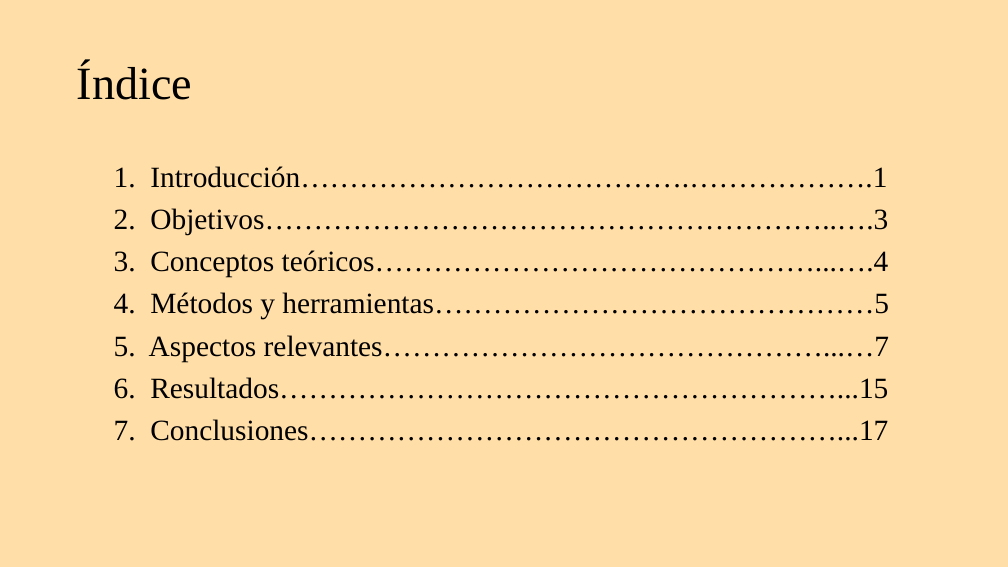
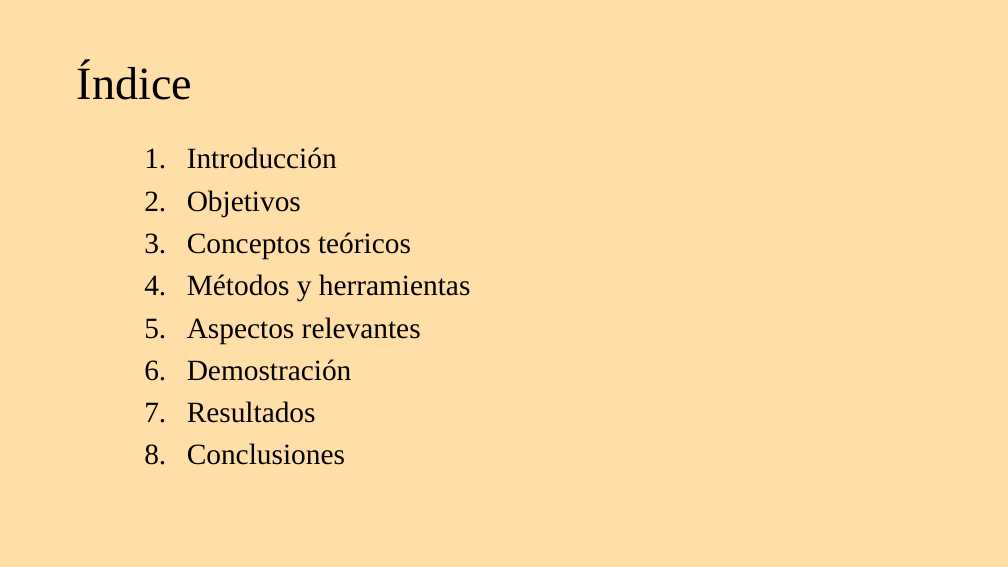
Before and after one commit to IsmaelMira/TFG, a slide deck: slide 2 of PresentacionTFG.pptx. Drawn at 1008x567 pixels with LibreOffice and Linux fonts; fonts in the diff are those of the drawing. Boxes give left, top, right and bottom in pixels: in the first picture for what was removed or moved away, otherwise in the second. Text is boxed around its words. In the diff, an @@ line names an element or a change of style, - is before the commit and + after.

```diff
--- a/PresentacionTFG.pptx
+++ b/PresentacionTFG.pptx
@@ text at <box>187,147,471,465</box>: text changed @@
-1. Introducción………………………………….……………….1
-2. Objetivos…………………………………………………..….3
-3. Conceptos teóricos………………………………………...….4
-4. Métodos y herramientas………………………………………5
-5. Aspectos relevantes………………………………………...…7
-6. Resultados…………………………………………………...15
-7. Conclusiones………………………………………………...17
+1. Introducción
+2. Objetivos
+3. Conceptos teóricos
+4. Métodos y herramientas
+5. Aspectos relevantes
+6. Demostración
+7. Resultados
+8. Conclusiones
```
Also in this commit, not shown: 18 other slides changed, 5 slides added, 4 other files.
